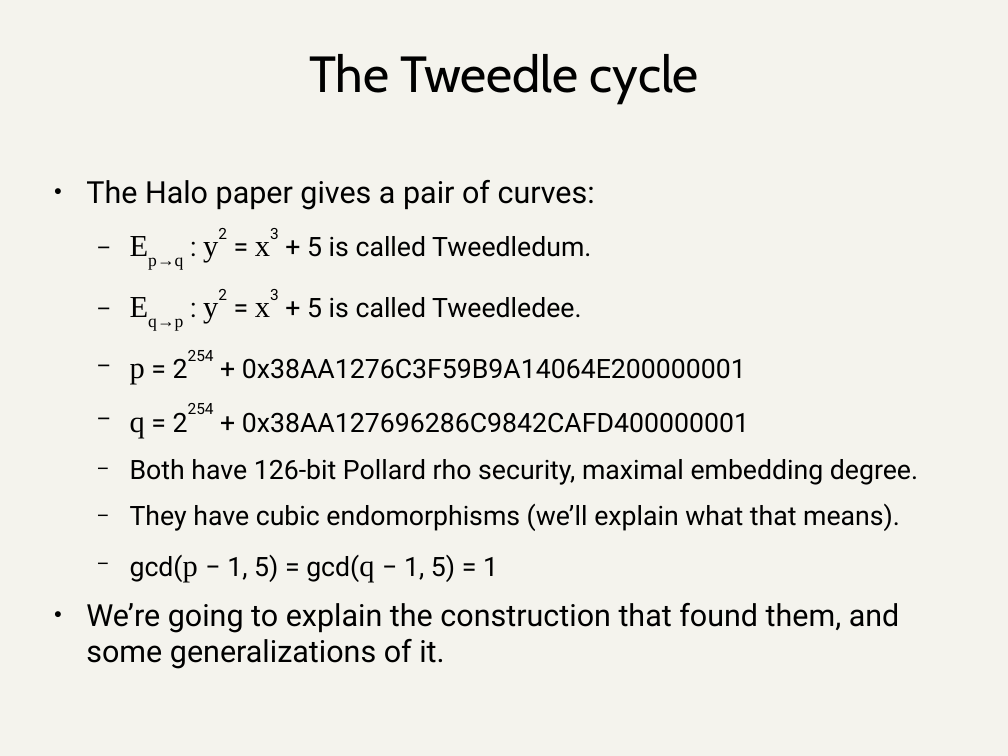
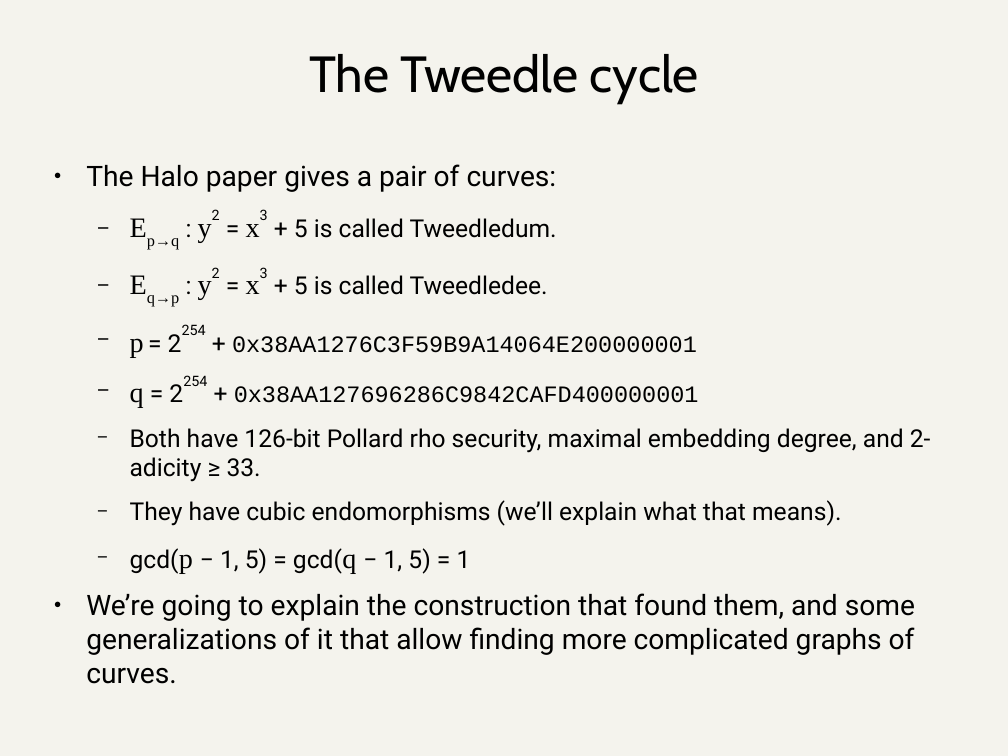
Before and after one commit to daira/halographs, a slide deck: slide 6 of halographs.odp. Drawn at 1008x756 pixels with LibreOffice and Linux fonts; fonts in the diff are those of the drawing. Boxes give left, top, right and bottom in pixels: in the first picture for what was removed or moved away, otherwise in the second. Text is boxed around its words. In the diff, an @@ line names an element or a change of style, - is before the commit and + after.

```diff
--- a/halographs.odp
+++ b/halographs.odp
@@ text "The Halo paper gives a ...": place and size @@
-text "The Halo paper gives a ..." at (86, 180, 918, 669)
+text "The Halo paper gives a ..." at (86, 164, 931, 684)
@@ text at (86, 164, 841, 574): size 24 to 22.2 pt in "The Halo paper gives a pair of ...", "Ep→q y2 x3", "Eq→p y2 x3", "p" and 2 more places; size 21 to 19.4 pt in ": y2 = x3 + 5 is ...", ": y2 = x3 + 5 is ...", "= 2254 +", "= 2254 +" and 2 more places; size 21 to 18.5 pt, font Roboto to Courier New in "0x38AA1276C3F59B9A14064E200000001", "0x38AA127696286C9842CAFD400000001" @@
@@ text at (130, 428, 931, 482): text changed; size 21 to 19.4 pt @@
-  − Both have 126-bit Pollard rho security, maximal embedding degree.
+  − Both have 126-bit Pollard rho security, maximal embedding degree, and 2-adicity ≥ 33.
@@ text at (86, 593, 915, 684): text changed; size 24 to 22.2 pt @@
-● We’re going to explain the construction that found them, and some generalizations of it.
+● We’re going to explain the construction that found them, and some generalizations of it that allow finding more complicated graphs of curves.
```
Also in this commit, not shown: 16 other slides changed, 16 slides added, 11 slides removed, 17 other files.
